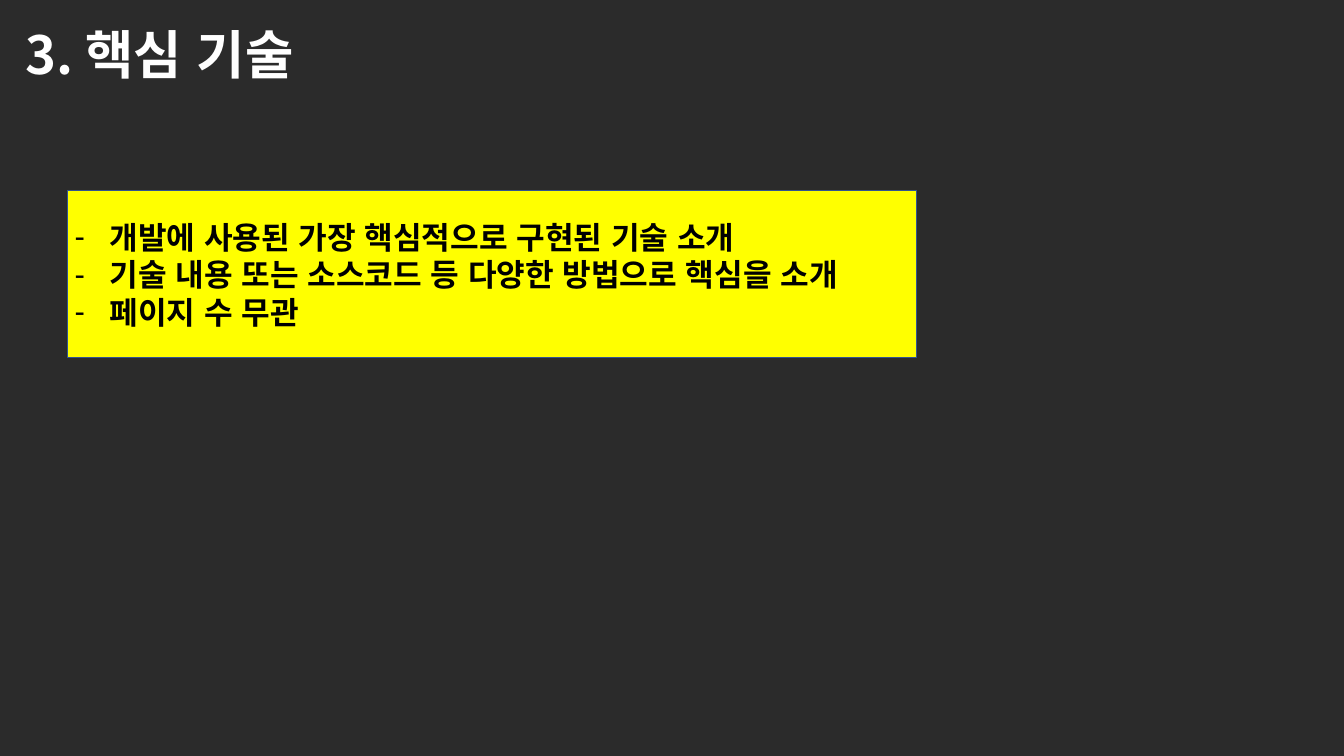
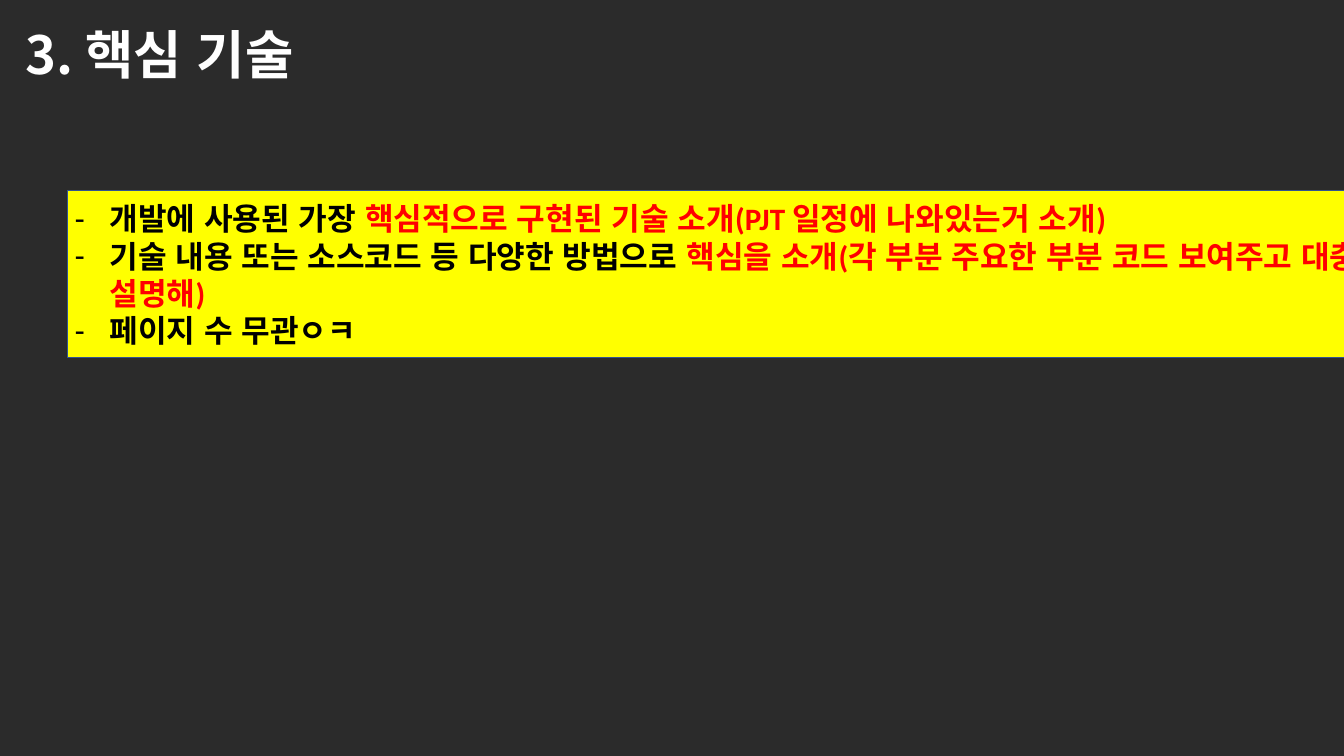
Before and after one commit to plat320/SWBootCamp7, a slide deck: slide 5 of 부트캠프_07기_RTOS_1팀(김정진, 김소연, 심훈, 이성훈)_최종보고서.pptx. Drawn at 1344x756 pixels with LibreOffice and Linux fonts; fonts in the diff are those of the drawing; background and template pictures are left out; a plain dark background stands for a picture behind light text. Boxes give left, top, right and bottom in pixels: in the first picture for what was removed or moved away, otherwise in the second. Text is boxed around its words. In the diff, an @@ line names an element or a change of style, - is before the commit and + after.

```diff
--- a/부트캠프_07기_RTOS_1팀(김정진, 김소연, 심훈, 이성훈)_최종보고서.pptx
+++ b/부트캠프_07기_RTOS_1팀(김정진, 김소연, 심훈, 이성훈)_최종보고서.pptx
@@ rectangle "개발에 사용된 가장 핵심적으로 구현된 ...": place and size @@
-rectangle "개발에 사용된 가장 핵심적으로 구현된 ..." at <box>68,190,917,358</box>
+rectangle "개발에 사용된 가장 핵심적으로 구현된 ..." at <box>68,190,1344,358</box>
@@ text in rectangle at <box>110,204,1344,345</box>: text changed; text colour #000000 to #FF0000 @@
-– 개발에 사용된 가장 핵심적으로 구현된 기술 소개
-– 기술 내용 또는 소스코드 등 다양한 방법으로 핵심을 소개
-– 페이지 수 무관
+– 개발에 사용된 가장 핵심적으로 구현된 기술 소개(PJT 일정에 나와있는거 소개)
+– 기술 내용 또는 소스코드 등 다양한 방법으로 핵심을 소개(각 부분 주요한 부분 코드 보여주고 대충 설명해)
+– 페이지 수 무관ㅇㅋ
```
Also in this commit, not shown: 6 other slides changed, 15 other files.
